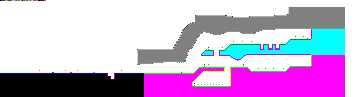
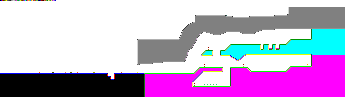
Revision of a layered 356 × 97 image; what changed, layer by layer:
painted on "Layer 1" over [39, 29, 312, 97]
